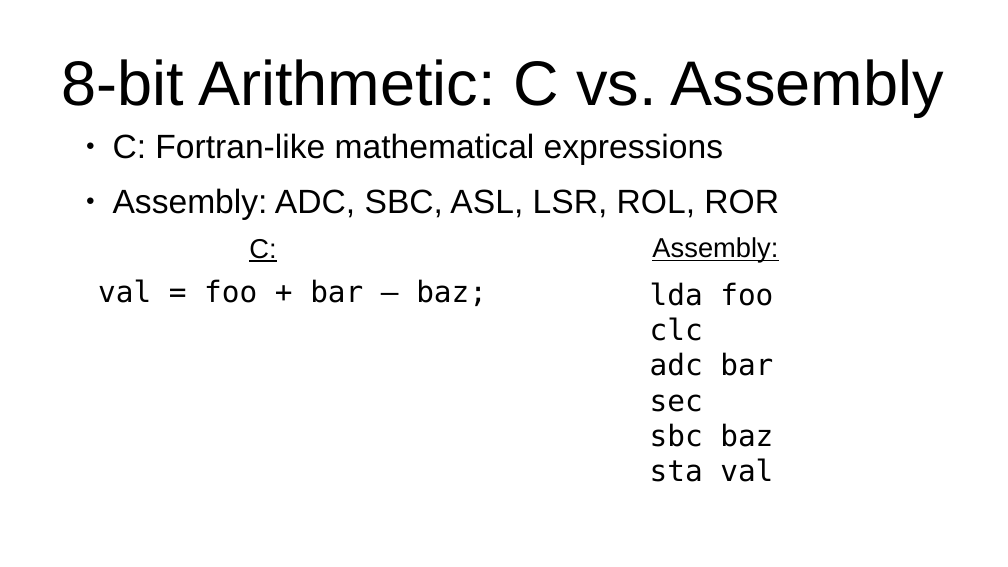
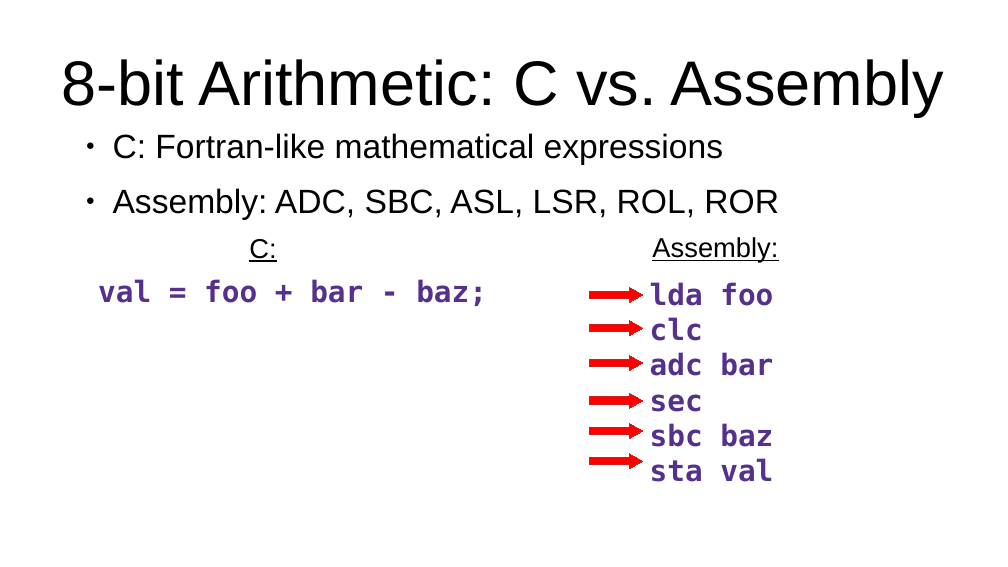
Before and after one commit to SlithyMatt/x16-assembly-tutorial, a slide deck: slide 2 of Lesson4/Lesson4.odp. Drawn at 1008x567 pixels with LibreOffice and Linux fonts; fonts in the diff are those of the drawing. Boxes give left, top, right and bottom in pixels: in the first picture for what was removed or moved away, otherwise in the second. Text is boxed around its words. In the diff, an @@ line names an element or a change of style, - is before the commit and + after.

```diff
--- a/Lesson4/Lesson4.odp
+++ b/Lesson4/Lesson4.odp
@@ text at box(98, 279, 487, 306): text changed; text colour #000000 to #55308D; bold on @@
-val = foo + bar – baz;
+val = foo + bar - baz;
@@ text "lda foo" at box(650, 282, 773, 482): text colour #000000 to #55308D, bold on @@
@@ right arrow added at box(589, 287, 643, 302), fill #FF0000, outline #C9211E 0 pt @@
@@ right arrow added at box(589, 321, 643, 336), fill #FF0000, outline #C9211E 0 pt @@
@@ right arrow added at box(589, 355, 643, 371), fill #FF0000, outline #C9211E 0 pt @@
@@ right arrow added at box(589, 393, 643, 408), fill #FF0000, outline #C9211E 0 pt @@
@@ right arrow added at box(589, 423, 643, 439), fill #FF0000, outline #C9211E 0 pt @@
@@ right arrow added at box(589, 454, 643, 469), fill #FF0000, outline #C9211E 0 pt @@
```
Also in this commit, not shown: 10 other slides changed, 2 slides added, 3 slides removed, 3 other files.
